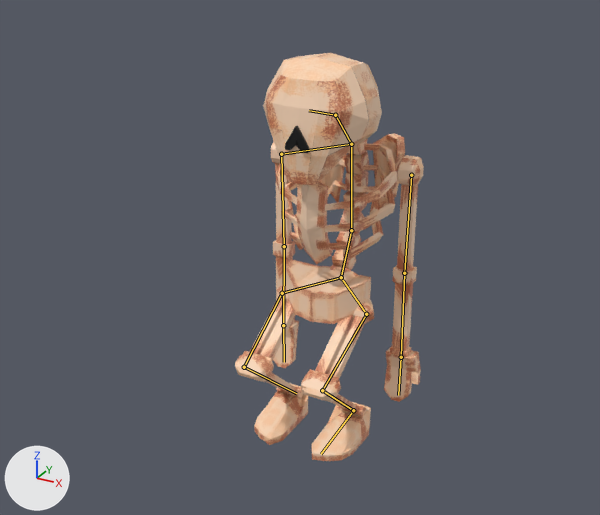
One commit to the Blender file NEW_Skeleton.blend: the scene before it, then after it.
One viewpoint serves both versions: a camera (50 mm lens) standing at (7.68, -14.82, 10.64) and looking at (-0.3, -0.31, 3.38). The axes (+X, +Y, +Z) are drawn at lower left. The lights are the same throughout. The older version comes first. The bones that change are drawn over the model as lines.

In view in the first picture: 'Arms', 'Head', 'Hip', 'LEgs', 'Ribs', 'SHoulder', 'Spine', 'feet', 'hands'.
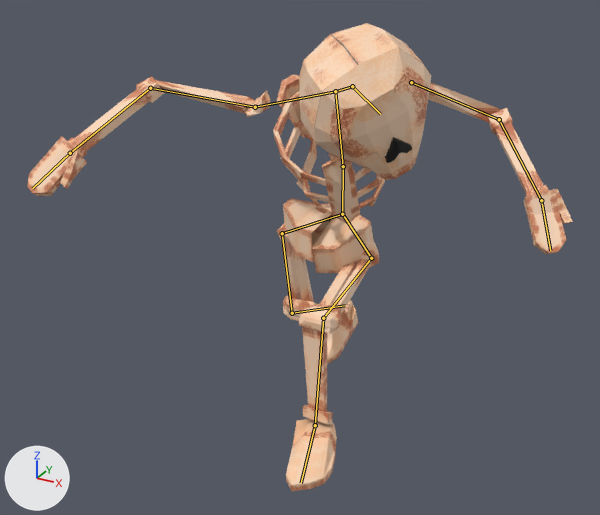
The newer file adds an action. The first version stands in its rest pose; the second is drawn at frame 7 of the action 'Attack '.

Changed parts and their boxes [x1, y1, x2, y2] in the pictures (600 x 515 px):
'Head', posed (11% wider, 19% taller)
    before: [263, 53, 382, 185]
    after: [299, 23, 431, 180]
'Arms', posed
    before: [271, 141, 424, 357]
    after: [68, 76, 548, 197]
'LEgs', posed (26% narrower, 50% taller)
    before: [235, 283, 374, 416]
    after: [277, 224, 379, 424]
'Ribs', posed
    before: [276, 144, 397, 264]
    after: [273, 91, 385, 224]
'Hip', posed (15% taller)
    before: [285, 259, 371, 324]
    after: [283, 198, 374, 273]
'feet', posed (38% narrower, 143% taller)
    before: [254, 383, 371, 461]
    after: [286, 300, 358, 491]
'hands', posed (267% wider, 43% taller)
    before: [273, 320, 421, 402]
    after: [27, 136, 573, 254]
'SHoulder', posed
    before: [319, 133, 405, 210]
    after: [277, 74, 320, 146]
'Spine', posed (mostly hidden afterwards)
    before: [330, 139, 369, 273]
    after: [327, 153, 356, 222]
bone 'Spine', root to tip
    before: (341, 277) to (351, 230)
    after: (342, 214) to (343, 166)
bone 'Spine.001', root to tip
    before: (351, 230) to (351, 144)
    after: (343, 166) to (335, 91)
bone 'neck', root to tip
    before: (351, 144) to (335, 115)
    after: (335, 91) to (352, 86)
bone 'head', root to tip
    before: (335, 115) to (309, 110)
    after: (352, 86) to (380, 114)
bone 'left arm', root to tip
    before: (411, 175) to (404, 273)
    after: (411, 82) to (499, 119)
bone 'left forearm', root to tip
    before: (404, 273) to (401, 357)
    after: (499, 119) to (541, 200)
bone 'left hand', root to tip
    before: (401, 357) to (398, 395)
    after: (541, 200) to (550, 250)
bone 'right shoulder', root to tip
    before: (351, 144) to (281, 154)
    after: (335, 91) to (255, 107)
bone 'right arm', root to tip
    before: (281, 154) to (284, 246)
    after: (255, 107) to (150, 88)
bone 'right forearm', root to tip
    before: (284, 246) to (283, 325)
    after: (150, 88) to (70, 153)
bone 'right hand', root to tip
    before: (283, 325) to (284, 362)
    after: (70, 153) to (32, 188)
bone 'left hip', root to tip
    before: (341, 277) to (282, 293)
    after: (342, 214) to (282, 233)
bone 'left hip.001', root to tip
    before: (282, 293) to (244, 367)
    after: (282, 233) to (292, 313)
bone 'left hip.002', root to tip
    before: (244, 367) to (296, 393)
    after: (292, 313) to (345, 305)
bone 'right hip', root to tip
    before: (341, 277) to (366, 314)
    after: (342, 214) to (371, 258)
bone 'right hip.001', root to tip
    before: (366, 314) to (322, 390)
    after: (371, 258) to (323, 318)
bone 'right hip.002', root to tip
    before: (322, 390) to (353, 410)
    after: (323, 318) to (315, 425)
bone 'right hip.003', root to tip
    before: (353, 410) to (321, 454)
    after: (315, 425) to (301, 483)

The change in detail:
Bone 'Spine' (bone_spine) moves from (0.0, 0.0, 0.0) to (0.0, 1.41, 0.72).
Bone 'Spine' (bone_spine) turns from (0, 0, 0) to (27, 0, 0) degrees about its own x, y and z.
Bone 'Spine.001' (bone_spine_001) turns from (0, 0, 0) to (-7, 56, -12) degrees about its own x, y and z.
Bone 'neck' (bone_neck) turns from (0, 0, 0) to (8, 8, 6) degrees about its own x, y and z.
Bone 'head' (bone_head) turns from (0, 0, 0) to (0, -1, 8) degrees about its own x, y and z.
Bone 'left arm' (bone_left_arm) turns from (0, 0, 0) to (49, -61, 7) degrees about its own x, y and z.
Bone 'left forearm' (bone_left_forearm) turns from (0, 0, 0) to (-4, 44, -76) degrees about its own x, y and z.
Bone 'left hand' (bone_left_hand) turns from (0, 0, 0) to (-16, -11, -9) degrees about its own x, y and z.
Bone 'right shoulder' (bone_right_shoulder) turns from (0, 0, 0) to (-43, 13, -22) degrees about its own x, y and z.
Bone 'right arm' (bone_right_arm) turns from (0, 0, 0) to (0, -122, -95) degrees about its own x, y and z.
Bone 'right forearm' (bone_right_forearm) turns from (0, 0, 0) to (2, 23, -55) degrees about its own x, y and z.
Bone 'right hand' (bone_right_hand) turns from (0, 0, 0) to (9, -25, 0) degrees about its own x, y and z.
Bone 'left hip' (bone_left_hip) moves from (0.0, 0.0, 0.0) to (-0.29, -0.3, 1.53).
Bone 'left hip' (bone_left_hip) turns from (0, 0, 0) to (-4, -5, -2) degrees about its own x, y and z.
Bone 'left hip.001' (bone_left_hip_001) turns from (0, 0, 0) to (-36, -12, -47) degrees about its own x, y and z.
Bone 'left hip.002' (bone_left_hip_002) turns from (0, 0, 0) to (20, -11, 40) degrees about its own x, y and z.
Bone 'right hip' (bone_right_hip) moves from (0.0, 0.0, 0.0) to (0.29, -0.3, 1.53).
Bone 'right hip' (bone_right_hip) turns from (0, 0, 0) to (-12, 16, 4) degrees about its own x, y and z.
Bone 'right hip.001' (bone_right_hip_001) turns from (0, 0, 0) to (19, 6, -25) degrees about its own x, y and z.
Bone 'right hip.002' (bone_right_hip_002) turns from (0, 0, 0) to (16, 7, -30) degrees about its own x, y and z.
Bone 'right hip.003' (bone_right_hip_003) turns from (0, 0, 0) to (6, 2, 53) degrees about its own x, y and z.
